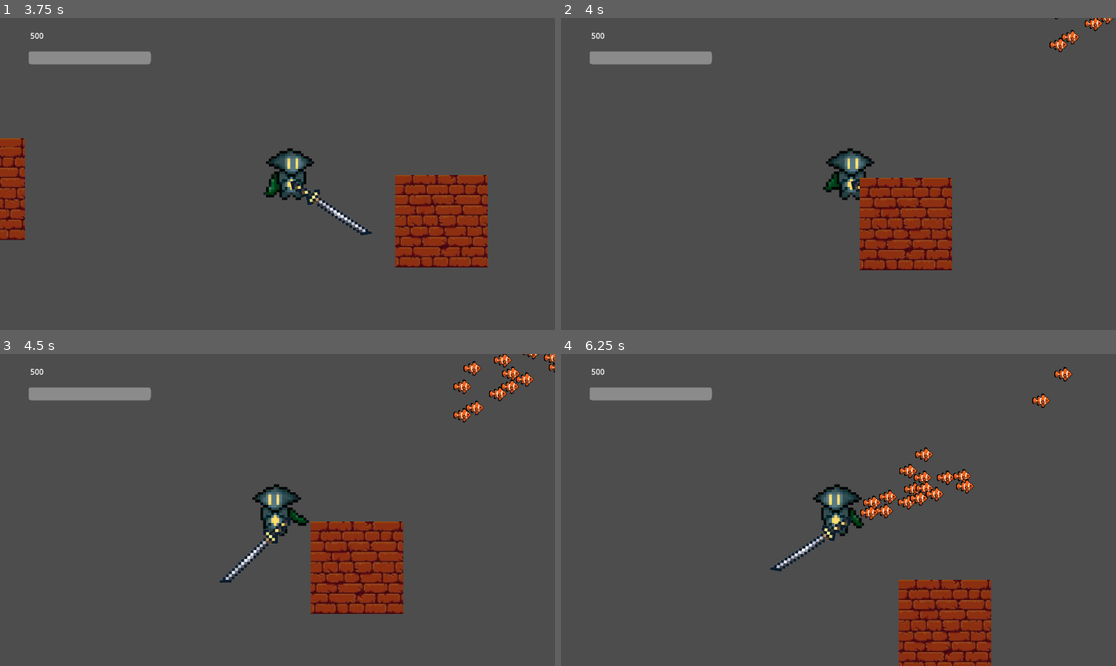
Above: before the commit, frames 1-4 (two rows, left to right).
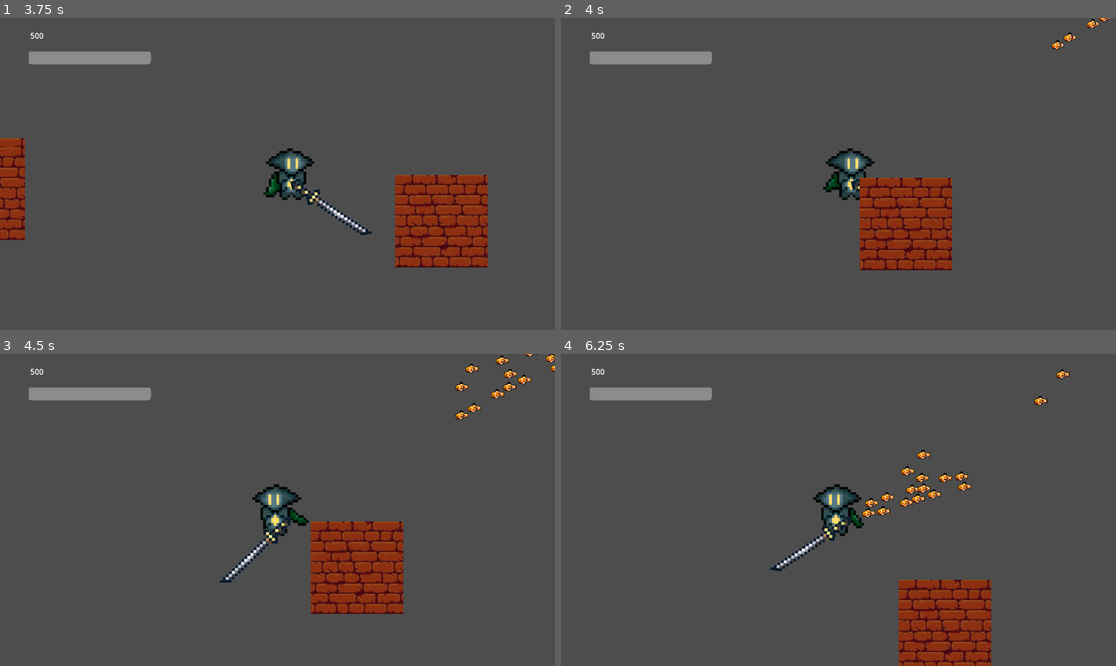
Above: after the commit, the same moments.

Repository: CommanderTuna999/Ocean-Game
Game: Godot game, scene res://Scenes/Game.tscn
The game is run twice, just before and just after one commit, with the same random seed, the same clock (stepped at 60 frames per second) and the same inputs. The engine's default icon, where the game draws it, is replaced by a stand-in: a white triangle on a blue panel in a dark square.
Inputs (mouse positions are in pixels of both pictures, inside the frame that each line leads up to):
- Up to frame 1 (3.75 s): move the mouse to (399, 158) at 0.52 s; hold D (Right) 0.53-2.03 s; tap Q (Dash) at 0.6, 3.6 s; tap W (Up) at 0.77, 1.52, 3.02 s; move the mouse to (166, 189) at 1.27 s; tap Space (Harpoon) at 1.35 s; move the mouse to (333, 105) at 2.02 s; hold A (Left) 2.03-2.78 s; hold Shift (Shift) 2.03-2.78 s; move the mouse to (249, 236) at 2.77 s; hold D (Right) from 2.78 s (still down); click (249, 236) at 2.85 s; move the mouse to (444, 220) at 3.52 s
- Up to frame 2 (4 s): keep holding D (Right); tap W (Up) at 3.77 s
- Up to frame 3 (4.5 s): move the mouse to (111, 463) at 4.27 s; release D (Right) at 4.28 s; hold A (Left) from 4.28 s (still down); tap Space (Harpoon) at 4.35 s
- Up to frame 4 (6.25 s): tap W (Up) at 4.52, 6.02 s; move the mouse to (866, 510) at 5.02 s; release A (Left) at 5.03 s; hold D (Right) 5.03-5.78 s; hold Shift (Shift) 5.03-5.78 s; move the mouse to (755, 432) at 5.77 s; hold A (Left) from 5.78 s (still down); click (755, 432) at 5.85 s

Frame 1 is identical in both runs. In frame 2, 0.3% of the frame differs, in the area x 87-100%, y 0-11%; in frame 3, 0.9%; in frame 4, 1.4%, in the area x 53-93%, y 4-54%.

Commit message:
Update clownfish.tscn

Diff:
--- a/main game---ocean-thing/Scenes/clownfish.tscn
+++ b/main game---ocean-thing/Scenes/clownfish.tscn
@@ -1,18 +1,67 @@
 [gd_scene format=3 uid="uid://ony1pqjkvd1j"]
 
 [ext_resource type="Script" uid="uid://betccsn6p7yww" path="res://Scripts/clownfish.gd" id="1_8g0i4"]
-[ext_resource type="Texture2D" uid="uid://c3wsl0ix240it" path="res://Assets/pixel-art-tropical-fish-pixelated-sea-fish-ocean-sea-fish-icons-background-pixelated-for-the-pixel-art-game-and-icon-for-website-and-video-game-old-school-retro-vector-removebg-preview.png" id="2_8g0i4"]
+[ext_resource type="Texture2D" uid="uid://dtb2d3j1bnguo" path="res://Assets/spritesheet_clownfish(idle).png" id="2_wx3q7"]
 [ext_resource type="Script" uid="uid://dmd61flg7jy52" path="res://Scripts/Hurtbox.gd" id="3_wx3q7"]
 
-[sub_resource type="AtlasTexture" id="AtlasTexture_nub35"]
-atlas = ExtResource("2_8g0i4")
-region = Rect2(0, 0, 500, 500)
+[sub_resource type="AtlasTexture" id="AtlasTexture_wx3q7"]
+atlas = ExtResource("2_wx3q7")
+region = Rect2(795, 179, 265, 179)
+
+[sub_resource type="AtlasTexture" id="AtlasTexture_ldcme"]
+atlas = ExtResource("2_wx3q7")
+region = Rect2(530, 179, 265, 179)
+
+[sub_resource type="AtlasTexture" id="AtlasTexture_a3qtr"]
+atlas = ExtResource("2_wx3q7")
+region = Rect2(265, 179, 265, 179)
+
+[sub_resource type="AtlasTexture" id="AtlasTexture_7kp57"]
+atlas = ExtResource("2_wx3q7")
+region = Rect2(0, 179, 265, 179)
+
+[sub_resource type="AtlasTexture" id="AtlasTexture_d4c5p"]
+atlas = ExtResource("2_wx3q7")
+region = Rect2(795, 0, 265, 179)
+
+[sub_resource type="AtlasTexture" id="AtlasTexture_g83k4"]
+atlas = ExtResource("2_wx3q7")
+region = Rect2(530, 0, 265, 179)
+
+[sub_resource type="AtlasTexture" id="AtlasTexture_fryej"]
+atlas = ExtResource("2_wx3q7")
+region = Rect2(265, 0, 265, 179)
+
+[sub_resource type="AtlasTexture" id="AtlasTexture_ash8v"]
+atlas = ExtResource("2_wx3q7")
+region = Rect2(0, 0, 265, 179)
 
 [sub_resource type="SpriteFrames" id="SpriteFrames_qi2p4"]
 animations = [{
 "frames": [{
 "duration": 1.0,
-"texture": SubResource("AtlasTexture_nub35")
+"texture": SubResource("AtlasTexture_wx3q7")
+}, {
+"duration": 1.0,
+"texture": SubResource("AtlasTexture_ldcme")
+}, {
+"duration": 1.0,
+"texture": SubResource("AtlasTexture_a3qtr")
+}, {
+"duration": 1.0,
+"texture": SubResource("AtlasTexture_7kp57")
+}, {
+"duration": 1.0,
+"texture": SubResource("AtlasTexture_d4c5p")
+}, {
+"duration": 1.0,
+"texture": SubResource("AtlasTexture_g83k4")
+}, {
+"duration": 1.0,
+"texture": SubResource("AtlasTexture_fryej")
+}, {
+"duration": 1.0,
+"texture": SubResource("AtlasTexture_ash8v")
 }],
 "loop": true,
 "name": &"default",
@@ -101,7 +150,7 @@
 scale = Vector2(0.118156224, 0.118156224)
 sprite_frames = SubResource("SpriteFrames_qi2p4")
 autoplay = "default"
-frame_progress = 0.2952447
+frame_progress = 0.7320205
 
 [node name="CollisionShape2D" type="CollisionShape2D" parent="." unique_id=1121136378]
 position = Vector2(-0.5, 0)
